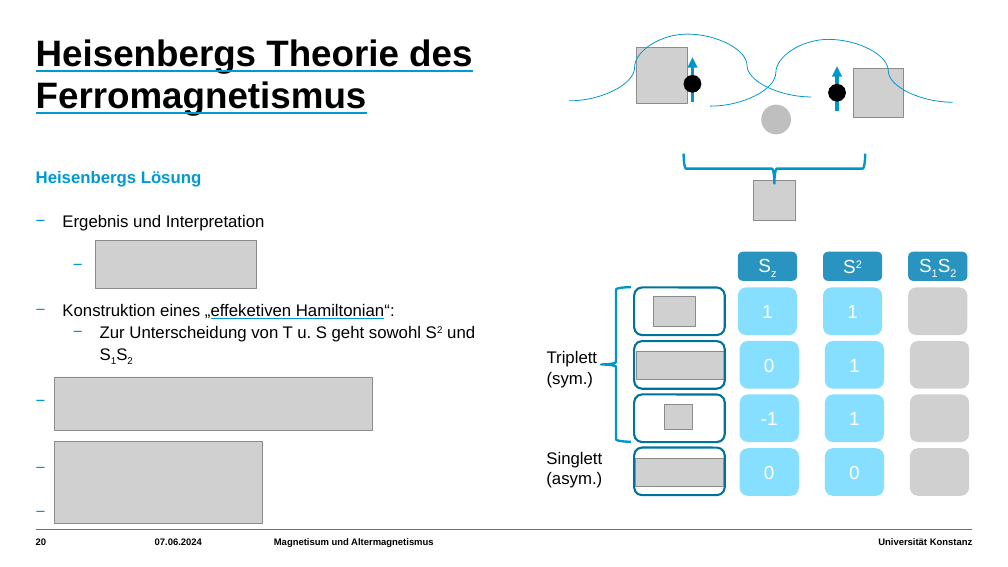
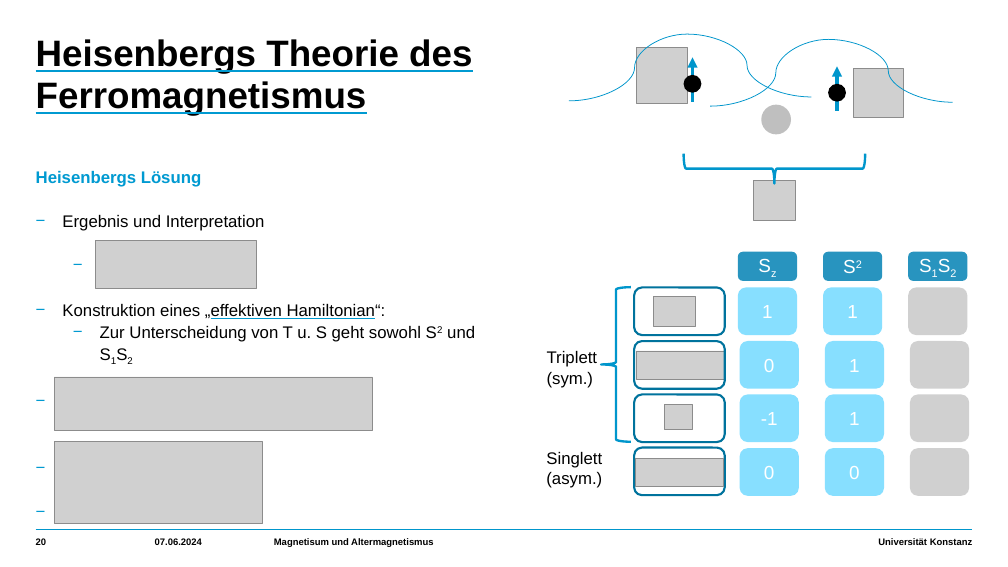
Before and after one commit to HolykingJulex/EstimateSeminar, a slide deck: slide 20 of Vortrag.pptx. Drawn at 1008x567 pixels with LibreOffice and Linux fonts; fonts in the diff are those of the drawing; grey boxes stand for pictures. Boxes give left, top, right and bottom in pixels: in the first picture for what was removed or moved away, otherwise in the second. Text is boxed around its words. In the diff, an @@ line names an element or a change of style, - is before the commit and + after.

```diff
--- a/Vortrag.pptx
+++ b/Vortrag.pptx
@@ text at [62,304,386,319]: text changed @@
-    − Konstruktion eines „effeketiven Hamiltonian“:
+    − Konstruktion eines „effektiven Hamiltonian“:
```
Also in this commit, not shown: 3 other slides changed, 3 other files.
